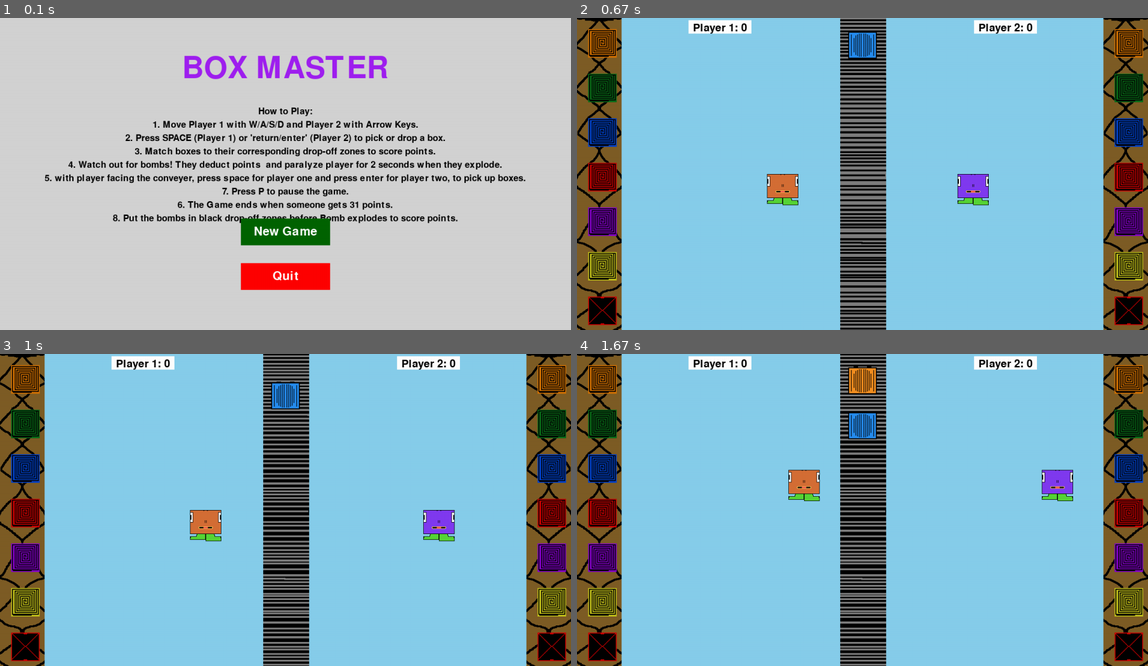
Above: before the commit, frames 1-4 (two rows, left to right).
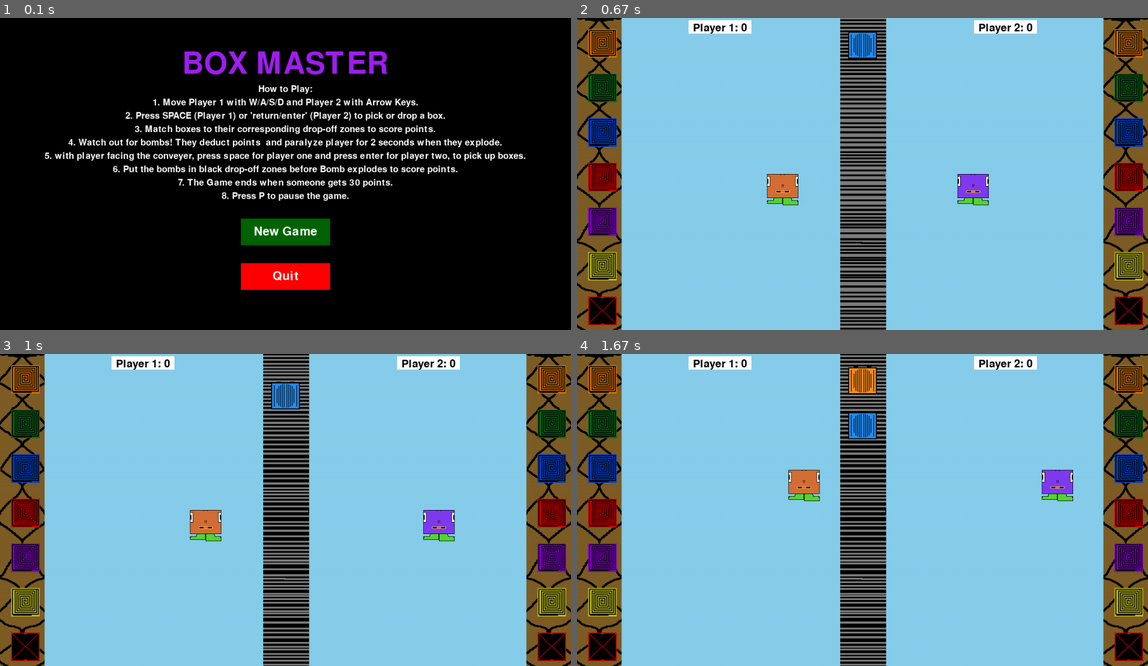
Above: after the commit, the same moments.

Repository: michlima/pygame-project
Game: pygame game, started from main.py
The game is run twice, just before and just after one commit, with the same random seed, the same clock (stepped at 60 frames per second) and the same inputs.
Inputs (mouse positions are in pixels of both pictures, inside the frame that each line leads up to):
- Up to frame 1 (0.1 s): no input
- Up to frame 2 (0.67 s): click "New Game" at 0.38 s
- Up to frame 3 (1 s): hold Right from 0.67 s (still down); move the mouse to (262, 522) at 0.7 s
- Up to frame 4 (1.67 s): release Right at 1.13 s; hold Up 1.17-1.47 s; hold W 1.17-1.47 s; hold Right from 1.5 s (still down); hold D from 1.5 s (still down)

The runs differ from the first frame. In frame 1, 94% of the frame differs, in the area x 0-100%, y 0-100%; in frame 2, nothing differs; in frame 3, nothing differs; in frame 4, nothing differs.

Commit message:
instructions

Diff:
--- a/main.py
+++ b/main.py
@@ -136,11 +136,11 @@
     clock = pygame.time.Clock()  # get framerate
 
     while True:  # main menu shows until player clicks to start or quit game
-        screen.fill("lightgray")  # the background color of the main menu
+        screen.fill("black")  # the background color of the main menu
 
         # To make a smaller title
         title_text = all_text(None, 100, "BOX MASTER", True, "purple")  # Reduced font size from 150 to 100
-        screen.blit(title_text, ((screen.get_width() - title_text.get_width()) / 2, 80))  # Move title up slightly
+        screen.blit(title_text, ((screen.get_width() - title_text.get_width()) / 2, 70))  # Move title up slightly
 
         # Add "How to Play" instructions
         instructions = [
@@ -150,14 +150,14 @@
             "3. Match boxes to their corresponding drop-off zones to score points.",
             "4. Watch out for bombs! They deduct points  and paralyze player for 2 seconds when they explode.",
             "5. with player facing the conveyer, press space for player one and press enter for player two, to pick up boxes.",
-            "7. Press P to pause the game.",
-            "6. The Game ends when someone gets 31 points.",
-            "8. Put the bombs in black drop-off zones before Bomb explodes to score points.",
+            "6. Put the bombs in black drop-off zones before Bomb explodes to score points.",
+            "7. The Game ends when someone gets 30 points.",
+            "8. Press P to pause the game.",
 
         ]
-        instruction_y = 200  # Move instructions up (from 250 to 200)
+        instruction_y = 150 # Move instructions up (from 250 to 150)
         for line in instructions:
-            instruction_text = all_text(None, 30, line, True, "black")
+            instruction_text = all_text(None, 30, line, True, "white")
             screen.blit(instruction_text, ((screen.get_width() - instruction_text.get_width()) / 2, instruction_y))
             instruction_y += 30  # Increase Y position for the next line of instructions
 
